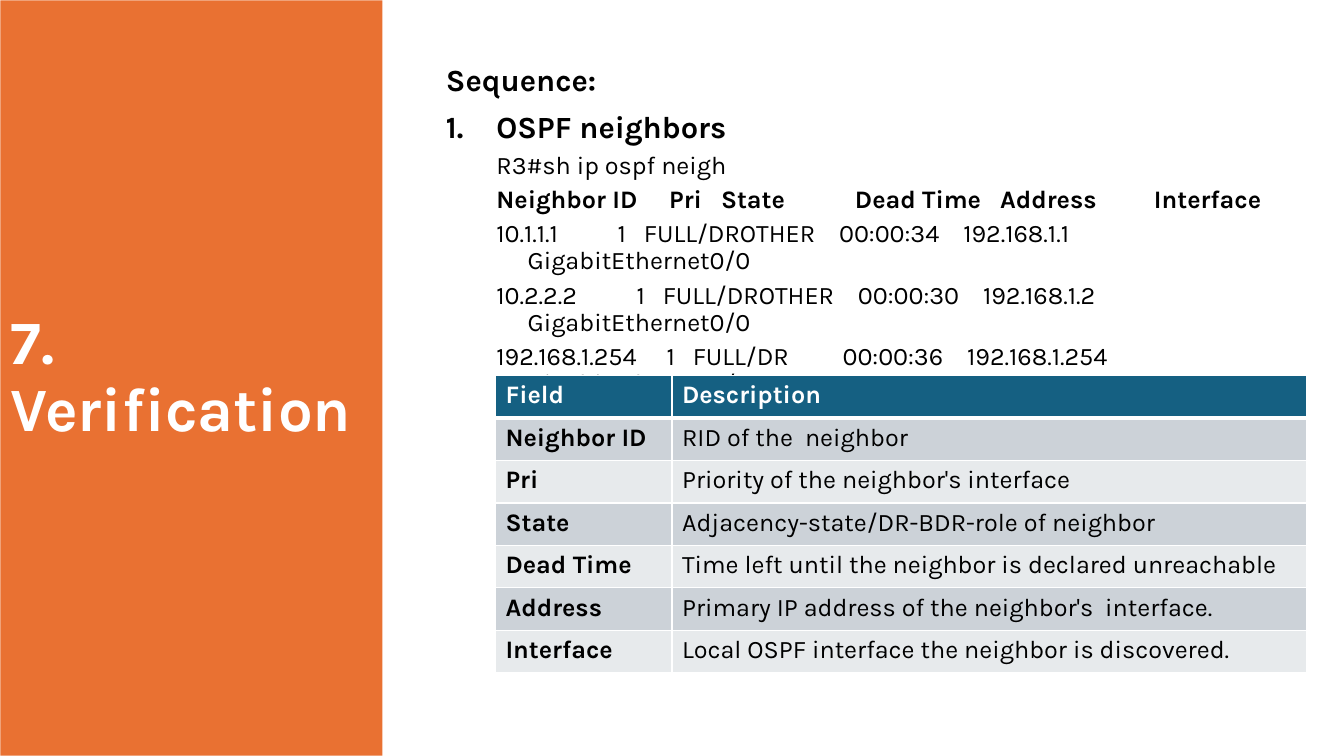
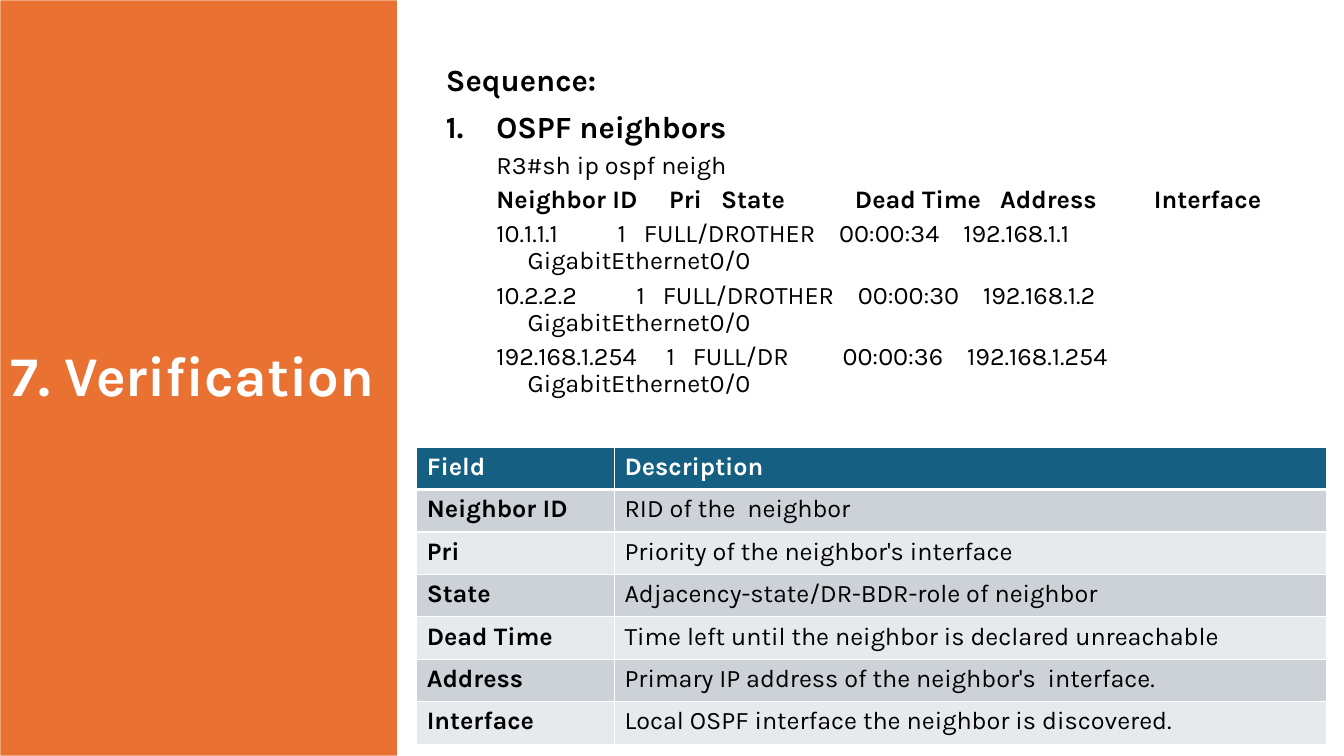
Before and after one commit to toranjungshahi/Cisco-ENCOR-Preparation, a slide deck: slide 11 of Notes/OSPF.pptx. Drawn at 1344x756 pixels with LibreOffice and Linux fonts; fonts in the diff are those of the drawing. Boxes give left, top, right and bottom in pixels: in the first picture for what was removed or moved away, otherwise in the second. Text is boxed around its words. In the diff, an @@ line names an element or a change of style, - is before the commit and + after.

```diff
--- a/Notes/OSPF.pptx
+++ b/Notes/OSPF.pptx
@@ title "7. Verification": place and size @@
-title "7. Verification" at [0, 0, 382, 755]
+title "7. Verification" at [0, 0, 396, 755]
@@ title "7. Verification" at [0, 0, 396, 755]: size 44 to 40 pt @@
@@ text "Sequence:" at [446, 70, 1107, 398]: list level 2 to 1 in "R3#sh ip ospf neigh"; list level 2 to 1 in "Neighbor ID Pri State Dead ..."; list level 2 to 1 in "10.1.1.1 1 FULL/DROTHER 00:00:34 192.168.1.1 ..."; list level 2 to 1 in "10.2.2.2 1 FULL/DROTHER 00:00:30 192.168.1.2 ..."; list level 2 to 1 in "192.168.1.254 1 FULL/DR 00:00:36 192.168.1.254 ..." @@
@@ table at [416, 448, 1326, 745] @@
@@ borders changed @@
@@ table: place and size @@
-table at [496, 376, 1308, 674]
+table at [416, 448, 1326, 745]
```
Also in this commit, not shown: 13 other slides changed, 6 other files.
